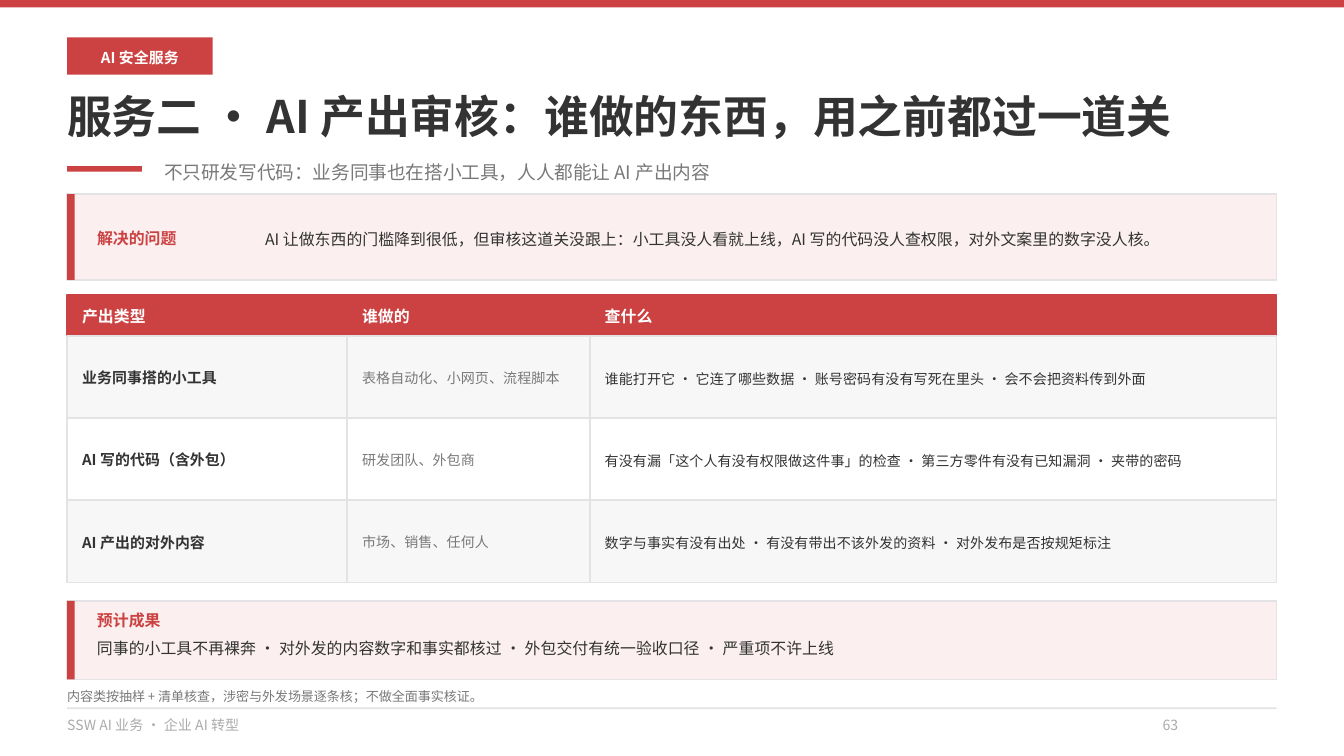
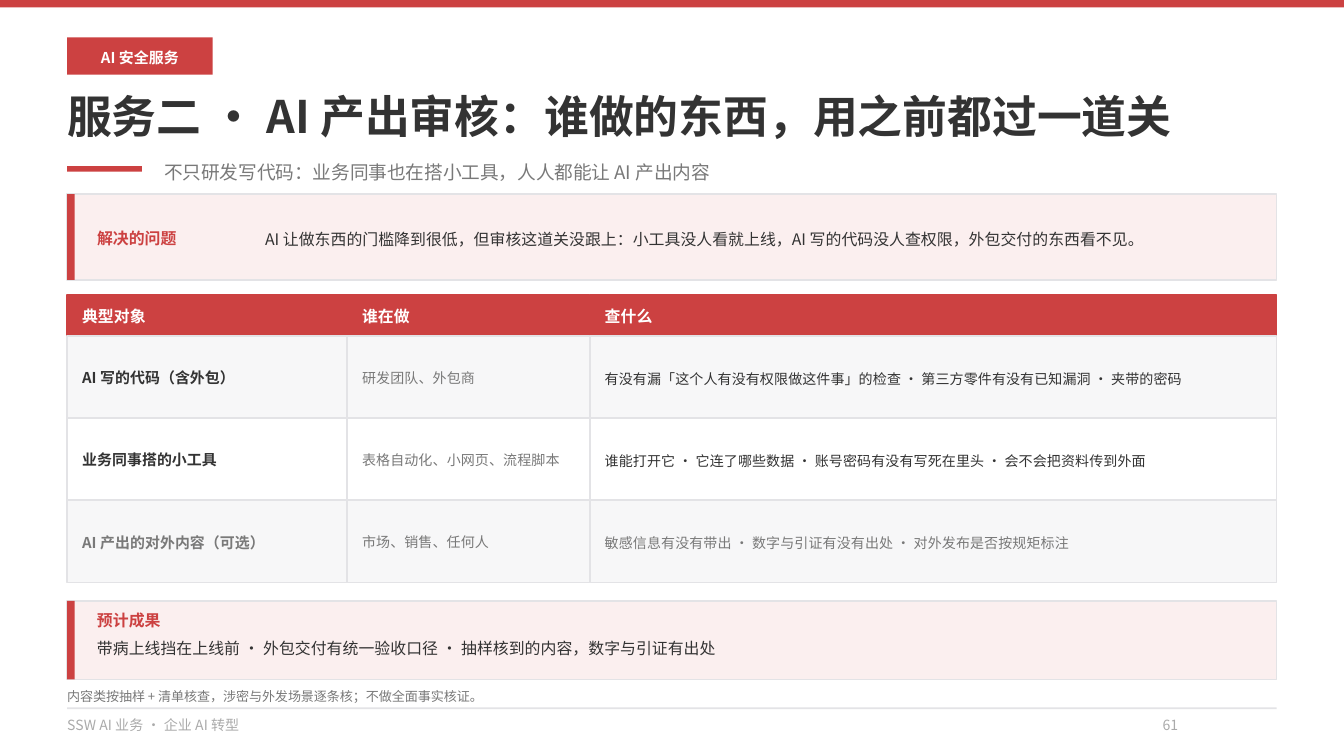
Before and after one commit to hveraus/ssw-business, a slide deck: slide 61 of SSW AI 业务_v2/SSW AI 业务_v3.pptx (slide 63 before the commit). Drawn at 1344x756 pixels with LibreOffice and Linux fonts; fonts in the diff are those of the drawing. Boxes give left, top, right and bottom in pixels: in the first picture for what was removed or moved away, otherwise in the second. Text is boxed around its words. In the diff, an @@ line names an element or a change of style, - is before the commit and + after.

Commit message:
第八部分按评审意见重做（11 页→9 页 + 备用页），全篇 70 页
57–61 更快讲到能做什么：删「三个风险口」页，风险示例并入三项服务卡；行业数据移到末页备用页；57 分隔页改为短过渡；盲区表「能/否」改为「常见覆盖/部分覆盖/需专项验证」
62–63 统一交付口径：服务二以代码与小工具为主线、对外内容标「可选」；表头「谁做的」→「典型对象」；成果句与抽样口径对齐
64–65/66 把保证变成验收项：删「一句话骗不走资料」「模型不用换」；改为按当前用户权限取数 + 高风险操作授权人确认；架构页改为数据流向图（留在环境/经审批外发/日志位置）；数据安全页把「不出公司网络」限定为全本地方案，留痕落到审计事件、日志权限与保留期
64 报告页：左侧标「示例·虚构数据」；右栏改为「发现→修复→复测」流转记录；80 项补覆盖范围、统计周期与去重口径
65/67 收成两个入口：诊断标题改「验证一个模块的关键风险」、写明从环境账号就绪起算、无论是否发现问题都交付范围与结论；结束页并列「聊 AI 落地场景 / 评估一个安全模块」

```diff
--- a/SSW AI 业务_v2/SSW AI 业务_v3.pptx
+++ b/SSW AI 业务_v2/SSW AI 业务_v3.pptx
@@ text at (265,231,1144,247): text changed @@
-AI 让做东西的门槛降到很低，但审核这道关没跟上：小工具没人看就上线，AI 写的代码没人查权限，对外文案里的数字没人核。
+AI 让做东西的门槛降到很低，但审核这道关没跟上：小工具没人看就上线，AI 写的代码没人查权限，外包交付的东西看不见。
@@ text at (82,308,146,324): text changed @@
-产出类型
+典型对象
@@ text at (362,308,410,324): text changed @@
-谁做的
+谁在做
@@ 3 texts: place and size @@
-3 texts at (82,452,1181,468)
+3 texts at (82,370,1181,385)
@@ 3 texts: place and size @@
-3 texts at (82,370,1146,385)
+3 texts at (82,452,1146,467)
@@ text at (82,535,265,550): text changed; text colour #333333 to #797979 @@
-AI 产出的对外内容
+AI 产出的对外内容（可选）
@@ text at (605,536,1069,549): text changed; text colour #333333 to #797979 @@
-数字与事实有没有出处 · 有没有带出不该外发的资料 · 对外发布是否按规矩标注
+敏感信息有没有带出 · 数字与引证有没有出处 · 对外发布是否按规矩标注
@@ text at (97,640,715,656): text changed @@
-同事的小工具不再裸奔 · 对外发的内容数字和事实都核过 · 外包交付有统一验收口径 · 严重项不许上线
+带病上线挡在上线前 · 外包交付有统一验收口径 · 抽样核到的内容，数字与引证有出处
@@ text at (1163,720,1179,730): text changed @@
-63
+61
```
Also in this commit, not shown: 12 other slides changed, 1 slide added, 2 slides removed, 2 other files.
